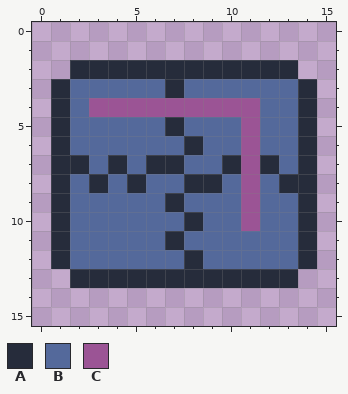
Two versions of one pixel-art sprite, addons/TileMapPathFinder/TileMapPathFinder.png. Above, as it was before the edit.
The file is 16x16 pixels.
Palette (. is transparent): A #262c3b  B #54699b  C #9b5495
Pixels before, first column x 1:
 2 .AAAAAAAAAAAA.
 3 ABBBBBABBBBBBA
 4 ABCCCCCCCCCBBA
 5 ABBBBBABBBCBBA
 6 ABBBBBBABBCBBA
 7 AABABAABBACABA
 8 ABABABBAABCBAA
 9 ABBBBBABBBCBBA
10 ABBBBBBABBCBBA
11 ABBBBBABBBBBBA
12 ABBBBBBABBBBBA
13 .AAAAAAAAAAAA.
The result:
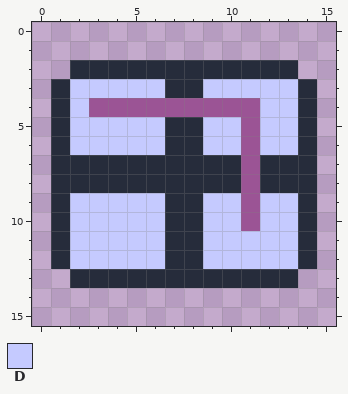
Colours new in this view: D #c5caff
What changed:
The edit turns colour B into colour A in row 3 at x 8; in row 5 at x 8; in row 6 at x 7; in row 7 at x 3, 5, 8 to 9 and 13; in row 8 at x 2, 4, 6 to 7, 10 and 12; in row 9 at x 8.
The edit turns colour B into colour A in row 10 at x 7; in row 11 at x 8; in row 12 at x 7.
The edit turns colour B into colour D in row 3 at x 2 to 6 and 9 to 13; in row 4 at x 2 and 12 to 13; in rows 5 to 6 at x 2 to 6, 9 to 10 and 12 to 13; in rows 9 to 10 at x 2 to 6, 9 to 10 and 12 to 13; in rows 11 to 12 at x 2 to 6 and 9 to 13.
Boxes around the changes in both pictures, in picture pixels (x1, y1, x2, y2):
changed: (70, 79, 298, 269)
